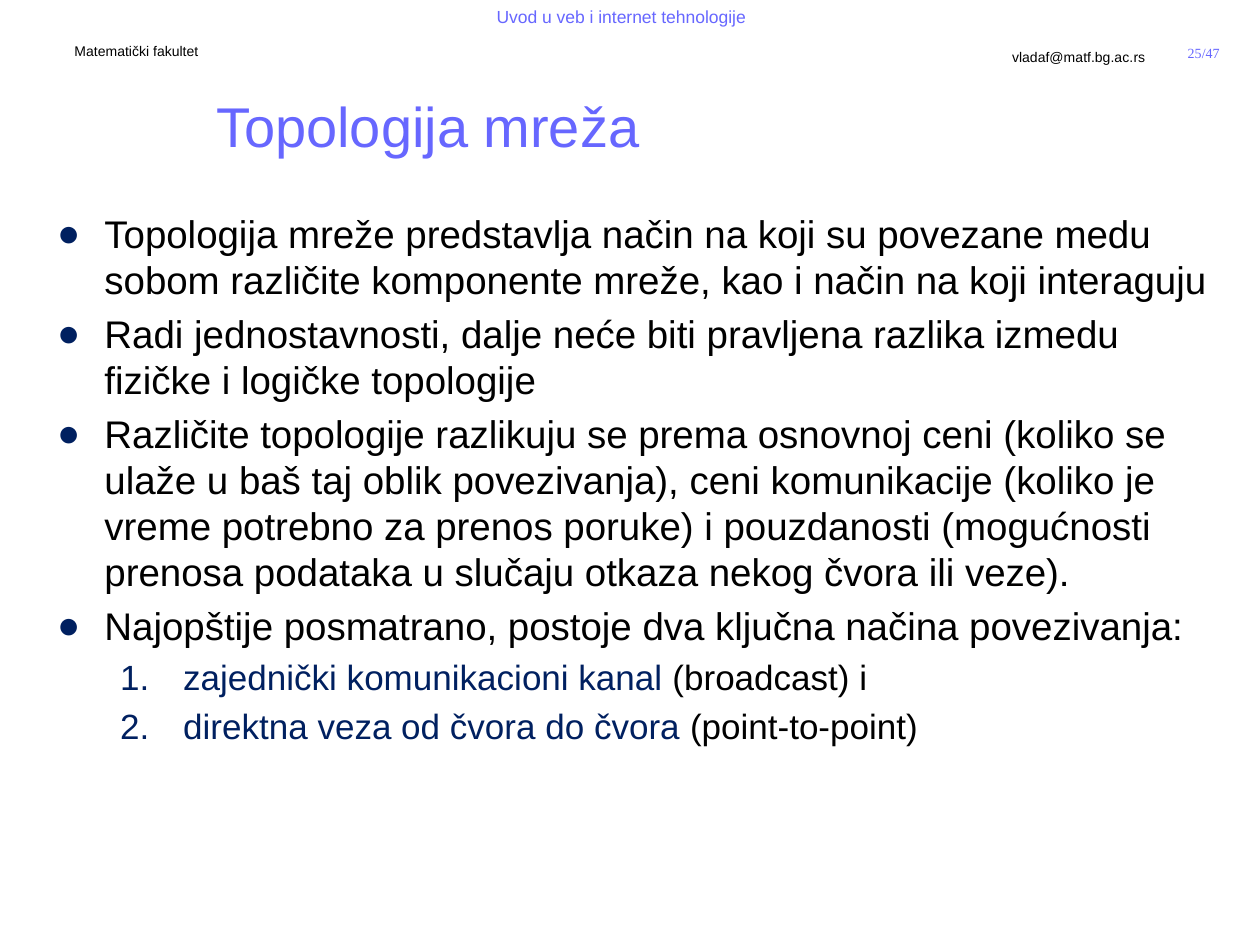
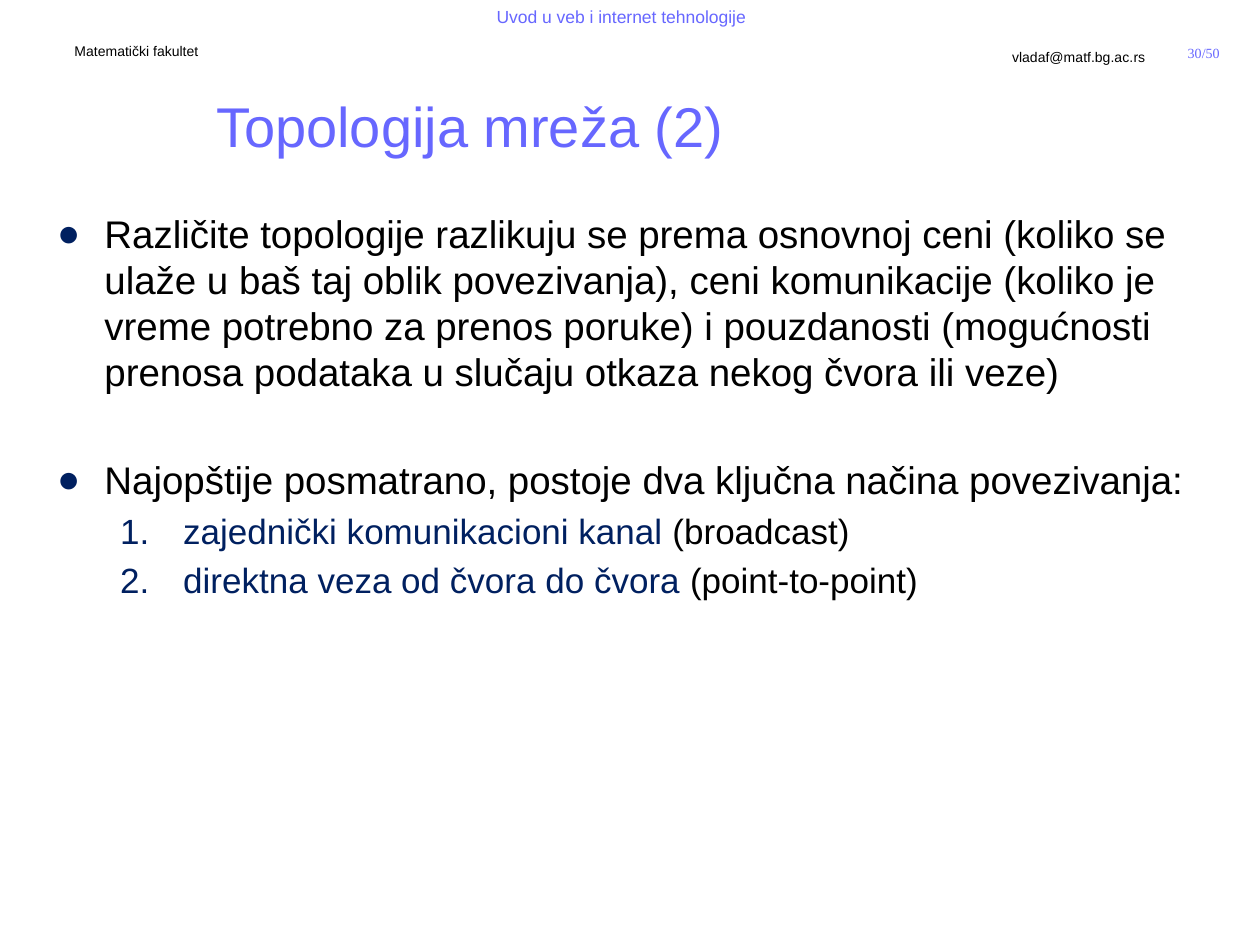
Before and after one commit to MatfUVIT/info, a slide deck: slide 30 of predavanja/prezentacije/UVIT01-01-Uvod u racunarske mreze.pptx (slide 25 before the commit). Drawn at 1260x945 pixels with LibreOffice and Linux fonts; fonts in the diff are those of the drawing; background and template pictures are left out. Boxes give left, top, right and bottom in pixels: in the first picture for what was removed or moved away, otherwise in the second. Text is boxed around its words. In the diff, an @@ line names an element or a change of style, - is before the commit and + after.

```diff
--- a/predavanja/prezentacije/UVIT01-01-Uvod u racunarske mreze.pptx
+++ b/predavanja/prezentacije/UVIT01-01-Uvod u racunarske mreze.pptx
@@ page number at (1188, 49, 1220, 58): text changed @@
-25/47
+30/50
@@ title at (216, 106, 723, 157): text changed @@
-Topologija mreža
+Topologija mreža (2)
@@ text at (104, 220, 1166, 394): text changed @@
-● Topologija mreže predstavlja način na koji su povezane medu sobom različite komponente mreže, kao i način na koji interaguju
-● Radi jednostavnosti, dalje neće biti pravljena razlika izmedu fizičke i logičke topologije
-● Različite topologije razlikuju se prema osnovnoj ceni (koliko se ulaže u baš taj oblik povezivanja), ceni komunikacije (koliko je vreme potrebno za prenos poruke) i pouzdanosti (mogućnosti prenosa podataka u slučaju otkaza nekog čvora ili veze).
+● Različite topologije razlikuju se prema osnovnoj ceni (koliko se ulaže u baš taj oblik povezivanja), ceni komunikacije (koliko je vreme potrebno za prenos poruke) i pouzdanosti (mogućnosti prenosa podataka u slučaju otkaza nekog čvora ili veze)
@@ text at (183, 518, 849, 551): text changed @@
-  1. zajednički komunikacioni kanal (broadcast) i
+  1. zajednički komunikacioni kanal (broadcast)
```
Also in this commit, not shown: 26 other slides changed, 7 slides added, 1 slide removed, 4 other files.
